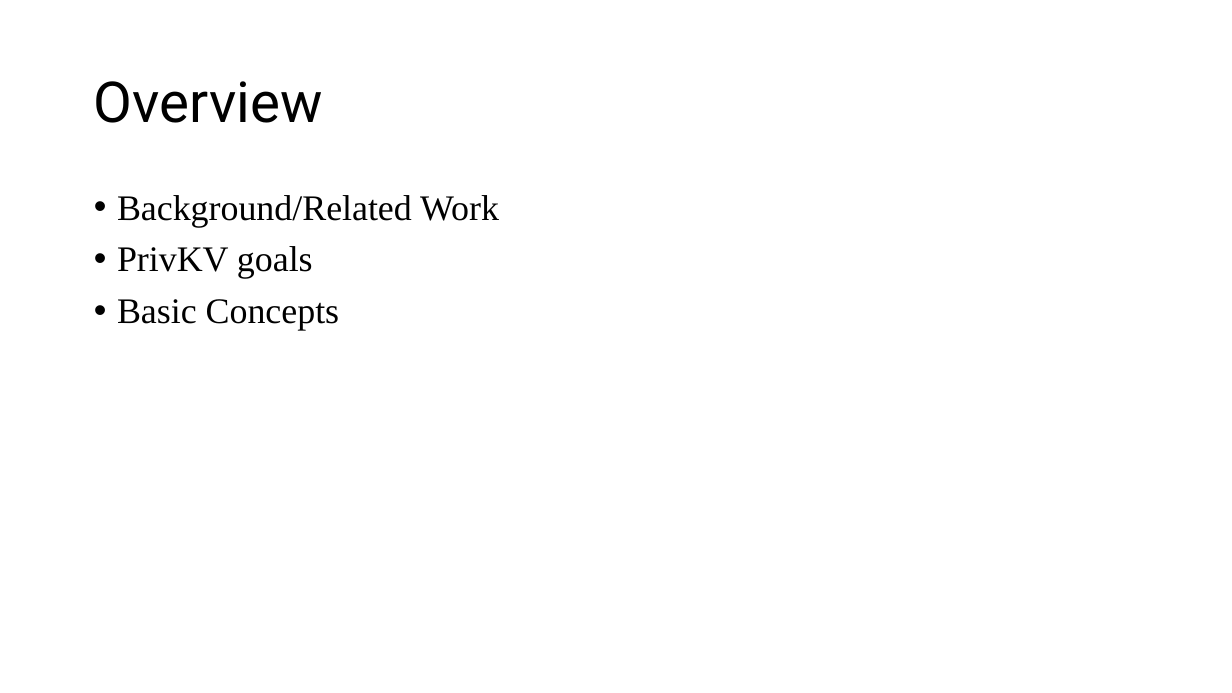
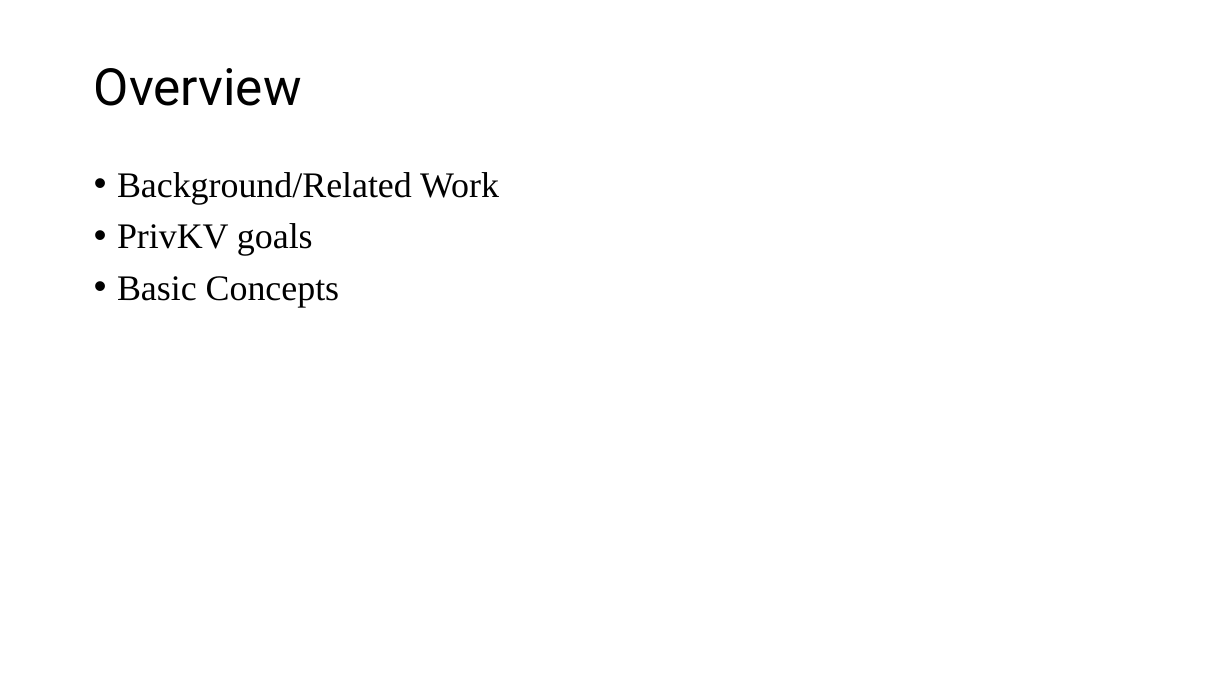
Before and after one commit to CodeFluent/Notes, a slide deck: slide 2 of CS-6223/hw/Grad_Project/Final Documents/PrivKV Differential Privacy for Key Value Structured Data.pptx. Drawn at 1232x693 pixels with LibreOffice and Linux fonts; fonts in the diff are those of the drawing. Boxes give left, top, right and bottom in pixels: in the first picture for what was removed or moved away, otherwise in the second. Text is boxed around its words. In the diff, an @@ line names an element or a change of style, - is before the commit and + after.

```diff
--- a/CS-6223/hw/Grad_Project/Final Documents/PrivKV Differential Privacy for Key Value Structured Data.pptx
+++ b/CS-6223/hw/Grad_Project/Final Documents/PrivKV Differential Privacy for Key Value Structured Data.pptx
@@ title "Overview" at <box>94,68,302,106</box>: size 44 to 40 pt @@
@@ text "Background/Related Work": place and size @@
-text "Background/Related Work" at <box>117,195,499,330</box>
+text "Background/Related Work" at <box>117,172,499,307</box>
```
Also in this commit, not shown: 7 other slides changed, 3 slides added.
